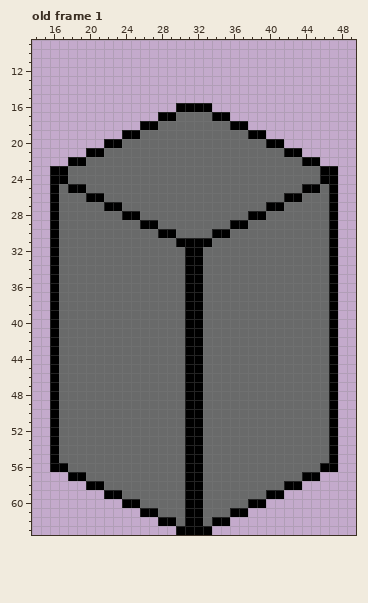
A pixel-art file gets an edit: assets/player.aseprite. The first picture shows the starting point.
64x64 pixels, 1 frame. Shown: old frame 1: x 14..49, y 9..63. The commit also changed other frames, which this record leaves out.
Now the later version:
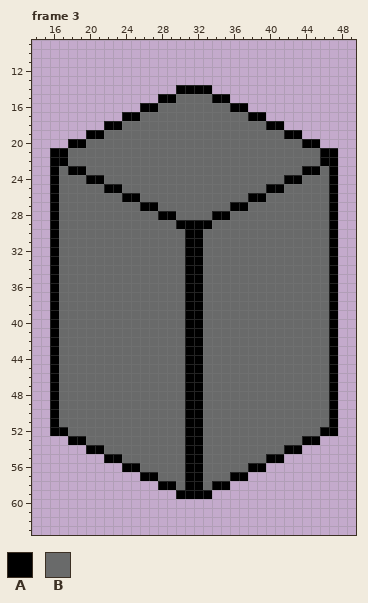
Palette (. is transparent): A #000000  B #696a6a
A new or re-ordered frame is compared with the old frame closest to it.
Difference:
frames 1 -> 8
Changed rows in their new state; - is an unchanged pixel.
Frame 3 is new; against old frame 1:
first column x 16:
14 --------------AAAA--------------
15 ------------AABBBBAA------------
16 ----------AABBBBBBBBAA----------
17 --------AABBBB----BBBBAA--------
18 ------AABBBB--------BBBBAA------
19 ----AABBBB------------BBBBAA----
20 --AABBBB----------------BBBBAA--
21 AABBBB--------------------BBBBAA
22 AABB------------------------BBAA
23 -BAA------------------------AAB-
24 -B--AA--------------------AA--B-
25 --BB--AA----------------AA--BB--
26 ----BB--AA------------AA--BB----
27 ------BB--AA--------AA--BB------
28 --------BB--AA----AA--BB--------
29 ----------BB--AAAA--BB----------
30 ------------BB-AA-BB------------
31 --------------B--B--------------
first column x 16:
52 -A----------------------------A-
53 ..AA------------------------AA..
54 ....AA--------------------AA....
55 ......AA----------------AA......
56 ........AA------------AA........
57 --........AA--------AA........--
58 ----........AA----AA........----
59 ------........A--A........------
60 --------................--------
61 ----------............----------
62 ------------........------------
63 --------------....--------------
